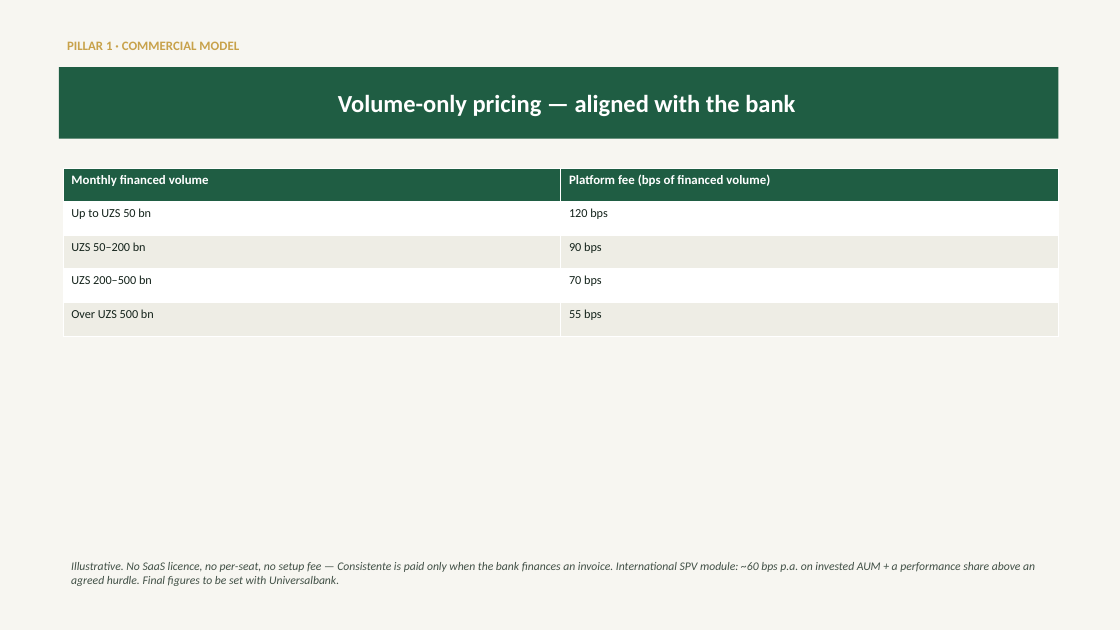
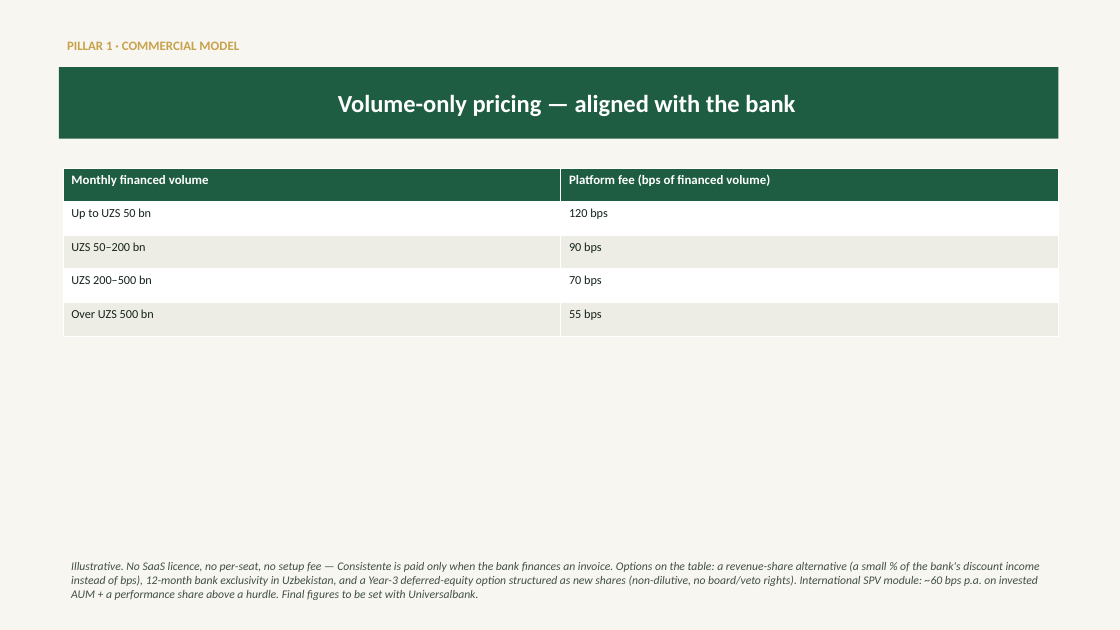
Before and after one commit to predictivelabsai/factorio, a slide deck: slide 13 of docs/universalbank_consistente_proposal_en.pptx (slide 9 before the commit). Drawn at 1120x630 pixels with LibreOffice and Linux fonts; fonts in the diff are those of the drawing. Boxes give left, top, right and bottom in pixels: in the first picture for what was removed or moved away, otherwise in the second. Text is boxed around its words. In the diff, an @@ line names an element or a change of style, - is before the commit and + after.

```diff
--- a/docs/universalbank_consistente_proposal_en.pptx
+++ b/docs/universalbank_consistente_proposal_en.pptx
@@ text at [71,561,1040,600]: text changed @@
-Illustrative. No SaaS licence, no per-seat, no setup fee — Consistente is paid only when the bank finances an invoice. International SPV module: ~60 bps p.a. on invested AUM + a performance share above an agreed hurdle. Final figures to be set with Universalbank.
+Illustrative. No SaaS licence, no per-seat, no setup fee — Consistente is paid only when the bank finances an invoice. Options on the table: a revenue-share alternative (a small % of the bank's discount income instead of bps), 12-month bank exclusivity in Uzbekistan, and a Year-3 deferred-equity option structured as new shares (non-dilutive, no board/veto rights). International SPV module: ~60 bps p.a. on invested AUM + a performance share above a hurdle. Final figures to be set with Universalbank.
```
Also in this commit, not shown: 2 other slides changed, 7 slides added, 1 slide removed, 33 other files.
